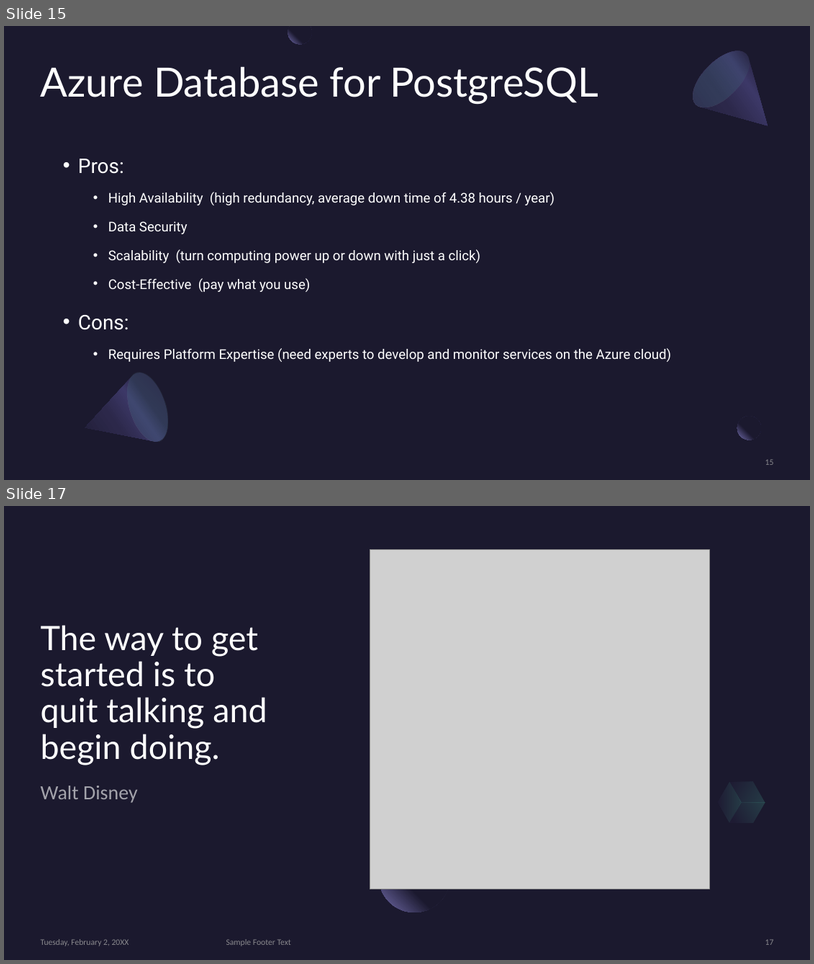
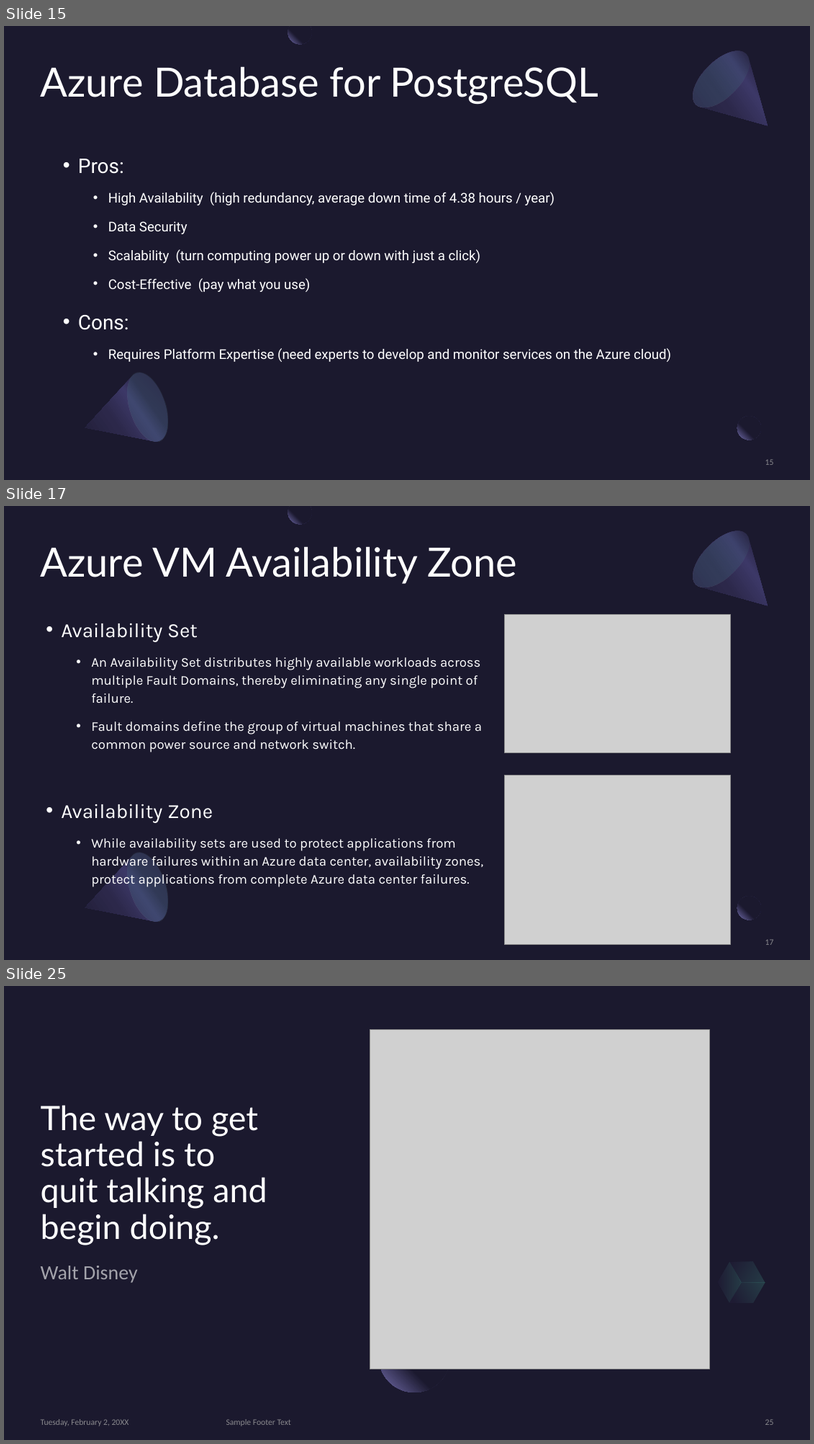
Before and after one commit to BrianChen0527/postgreSQL, a slide deck: MSFT_Azure/Microsoft Azure.pptx. Shown one above the other, each under a label of ours: slides 15 and 17 before the commit, slides 15, 17 and 25 after it; the slides between them are not shown. The pictures are 814x964 and 814x1444 pixels, drawn with LibreOffice and Linux fonts; fonts in the diff are those of the drawing; grey boxes stand for pictures. Boxes give left, top, right and bottom in pixels: in the first picture for what was removed or moved away, otherwise in the second. Text is boxed around its words. In the diff, an @@ line names an element or a change of style, - is before the commit and + after.

Commit message:
working on Azure presentation

```diff
--- a/MSFT_Azure/Microsoft Azure.pptx
+++ b/MSFT_Azure/Microsoft Azure.pptx
@@ slide 17 added at (4,506,810,960), background #1B192E; not listed: 2 template elements that a slide beside it also shows @@
@@ freeform shape added at (288,506,312,524), fill gradient #1B192E to #7771B2 @@
@@ freeform shape added at (684,521,793,631), fill gradient #2C284A to #3C3867 to #1B192E @@
@@ ellipse added at (684,521,759,597), fill gradient #454075 to #5BEFC1 @@
@@ title added at (41,546,517,584), 48 pt, text #FFFFFF @@
+Azure VM Availability Zone
@@ text added at (61,623,484,887), 16 pt, text #FFFFFF @@
+• Availability Set
+  • An Availability Set distributes highly available workloads across
+    multiple Fault Domains, thereby eliminating any single point of
+    failure.
+  • Fault domains define the group of virtual machines that share a
+    common power source and network switch.
+• Availability Zone
+  • While availability sets are used to protect applications from
+    hardware failures within an Azure data center, availability zones,
+    protect applications from complete Azure data center failures.
@@ picture added at (504,615,730,753) @@
@@ picture added at (504,775,730,944) @@
@@ freeform shape added at (74,847,176,942), fill gradient #2C284A to #3C3867 to #1B192E @@
@@ ellipse added at (120,847,176,926), fill gradient #454075 to #5BEFC1 @@
@@ page number added at (766,939,774,944), 10 pt, text #A6A6A6 at 80% opacity @@
+17
@@ what was slide 17 is now slide 25 @@
@@ page number at (766,1419,774,1424): text changed @@
-17
+25
```
Also in this commit, not shown: 2 slides changed, 8 other slides added, 1 slide removed, 1 other file.
